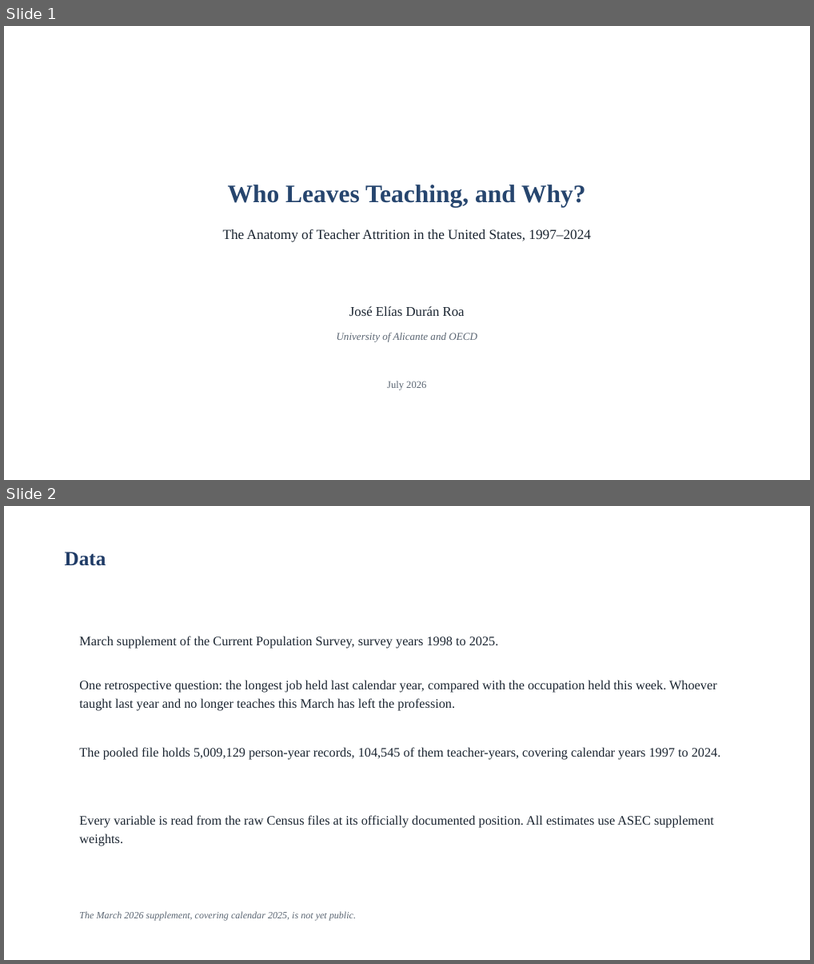
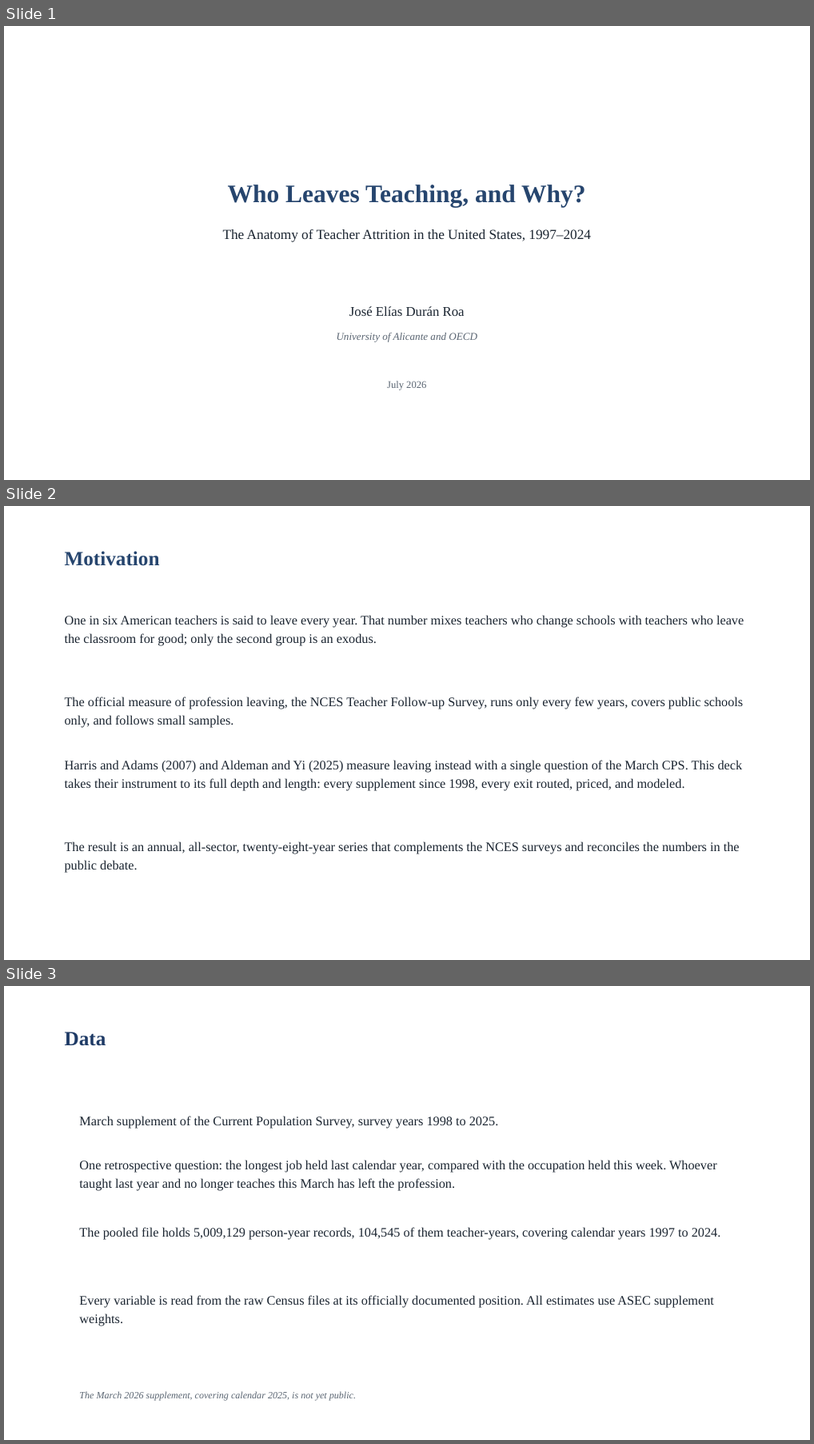
Before and after one commit to jedr1-ship-it/Alternative-Pathways----Quant, a slide deck: report/teacher_attrition_figures.pptx. Shown one above the other, each under a label of ours: slides 1 and 2 before the commit, slides 1, 2 and 3 after it. The pictures are 814x964 and 814x1444 pixels, drawn with LibreOffice and Linux fonts; fonts in the diff are those of the drawing. Boxes give left, top, right and bottom in pixels: in the first picture for what was removed or moved away, otherwise in the second. Text is boxed around its words. In the diff, an @@ line names an element or a change of style, - is before the commit and + after.

```diff
--- a/report/teacher_attrition_figures.pptx
+++ b/report/teacher_attrition_figures.pptx
@@ slide 2 added at [4,506,810,960], background #FFFFFF @@
@@ text added at [65,551,160,566], 24 pt, text #26456E, bold @@
+Motivation
@@ text added at [65,615,744,646], 15.5 pt, text #1A2430 @@
+One in six American teachers is said to leave every year. That number mixes teachers who change schools with teachers who leave the classroom for good; only the second group is an exodus.
@@ text added at [65,696,744,728], 15.5 pt, text #1A2430 @@
+The official measure of profession leaving, the NCES Teacher Follow-up Survey, runs only every few years, covers public schools only, and follows small samples.
@@ text added at [65,760,743,791], 15.5 pt, text #1A2430 @@
+Harris and Adams (2007) and Aldeman and Yi (2025) measure leaving instead with a single question of the March CPS. This deck takes their instrument to its full depth and length: every supplement since 1998, every exit routed, priced, and modeled.
@@ text added at [65,841,740,872], 15.5 pt, text #1A2430 @@
+The result is an annual, all-sector, twenty-eight-year series that complements the NCES surveys and reconciles the numbers in the public debate.
@@ what was slide 2 is now slide 3 @@
```
Also in this commit, not shown: 2 other files.
